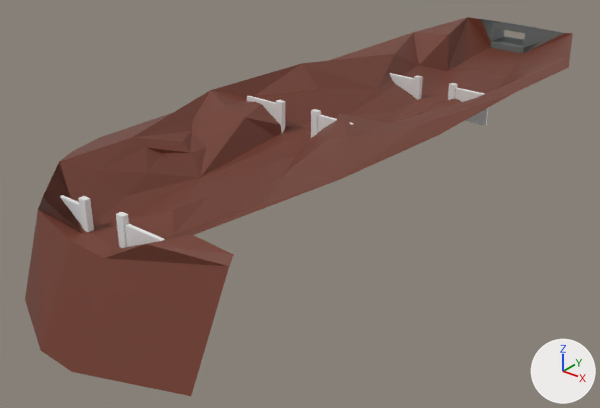
What one commit did to the Blender file Assets/Assets/Modelos 3D/Escenarios/Fortaleza.blend.
Camera for both pictures: a camera (50 mm lens) standing at (249.0, -383.0, 165.0) and looking at (-21.0, -45.0, -44.0). The axes (+X, +Y, +Z) are drawn at lower right. The lights are the same throughout. The picture after the commit comes second.
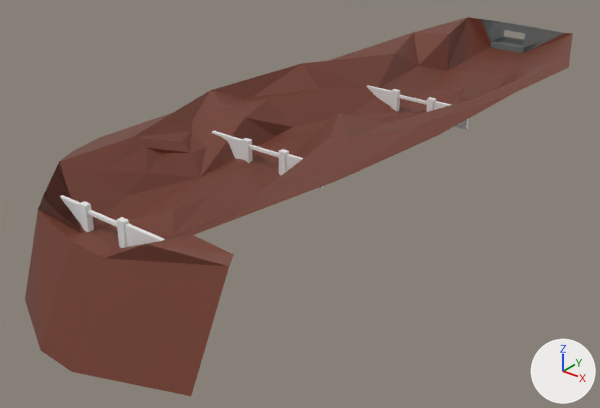
Boxes (x1, y1, x2, y2) around the edits, measured in the pictures (600 x 408 px):
'Cube.003', reshaped, moved, rescaled (17% shorter)
    before: (390, 73, 489, 126)
    after: (366, 85, 468, 129)
'Cube.005', added
    after: (212, 131, 324, 188)
'Cube.004', deleted
    before: (247, 96, 354, 138)
part 1 of me_cube_003, added
    after: (87, 210, 117, 227)
part 2 of me_cube_003, cut back
    before: (78, 196, 129, 248)
    after: (79, 201, 129, 248)
part 3 of me_cube_004, added
    after: (398, 95, 427, 105)
part 4 of me_cube_004, added
    after: (366, 85, 400, 112)
part 5 of me_cube_004, added
    after: (426, 97, 468, 129)
part 6 of me_cube_004, deleted
    before: (448, 83, 489, 126)
part 7 of me_cube_004, deleted
    before: (390, 73, 423, 99)

Diff of the bpy script that builds the scene:
```diff
--- a/Assets/Assets/Modelos 3D/Escenarios/Fortaleza.blend.py
+++ b/Assets/Assets/Modelos 3D/Escenarios/Fortaleza.blend.py
@@ me_cube_003 @@
 # used by ob_cube_002; location = (-30.5, -194.0, 6.0); rotation_euler = (0.0, 0.0, 3.142), in degrees (0, 0, 180); scale = (-10.7, -0.897, -5.83)
-me_cube_003.from_pydata(...)  # 32 vertices, 28 faces; spans x -1.0..5.6, y -1.64..1.64, z -1.64..1.64
+me_cube_003.from_pydata(...)  # 49 vertices, 41 faces; spans x -1.0..5.6, y -1.64..1.64, z -1.21..1.64
+# me_cube_003 part 1: a new loose piece, a box spanning x 1.16..3.48, y -0.86..0.94, z -0.8..-0.53
+# me_cube_003 part 2
+# 11 faces are deleted
+# 6 vertices in x 1.0..3.6, y -1.64..1.64, z -1.64 move by (0.0, 0.0, 0.43)
+# 2 vertices move from x 1.0..1.38, y -1.64, z -1.64 to x 1.0..1.38, y -1.64, z -1.0
+# 4 vertices are added at (1.0, -1.64, -1.21), (1.38, -1.64, -1.21), (1.38, -1.64, -1.0), (3.22, -1.64, -0.99)
+# 5 new vertices lie (0.0, 0.0, -2.64) away from vertices in x 1.0..3.6, y -1.64..1.64, z 1.64
+# 18 new faces join them
@@ me_cube_004 @@
 # used by ob_cube_003; location = (-30.5, 43.3, 6.0); rotation_euler = (0.0, 0.0, 3.142), in degrees (0, 0, 180); scale = (-10.7, -0.897, -6.32)
-me_cube_004.from_pydata(...)  # 32 vertices, 28 faces; spans x 0.63..7.23, y -1.64..1.64, z -1.31..2.56
+me_cube_004.from_pydata(...)  # 49 vertices, 41 faces; spans x -1.0..5.6, y -1.64..1.64, z -1.21..1.64
+# me_cube_004 part 3: a new loose piece, a box spanning x 1.16..3.48, y -0.86..0.94, z -0.8..-0.53
+# me_cube_004 part 4: a new loose piece of 21 vertices spanning x -1.0..1.38, y -1.64..1.64, z -1.21..1.64
+# me_cube_004 part 5: a new loose piece of 20 vertices spanning x 3.22..5.6, y -1.64..1.64, z -1.21..1.64
+# me_cube_004 part 6: the loose piece of 16 vertices spanning x 4.85..7.23, y -1.64..1.64, z -1.31..2.56 is deleted
+# me_cube_004 part 7
+# 16 vertices are removed from x 0.63..3.01, y -1.64..1.64, z -1.31..2.56
+# 14 faces are deleted
@@ me_cube_007 @@
+me_cube_007.from_pydata(...)  # 49 vertices, 41 faces; spans x -1.0..5.6, y -1.64..1.64, z -1.21..1.64
@@ ob_cube_003 @@
 ob_cube_003 = bpy.data.objects.new('Cube.003', me_cube_004)
-ob_cube_003.location = (-30.5, 43.3, 6.0)
+ob_cube_003.location = (-11.2, 15.5, 6.0)
 ob_cube_003.rotation_euler = (0.0, 0.0, 3.142)  # degrees (0, 0, 180)
-ob_cube_003.scale = (-10.7, -0.897, -6.32)
+ob_cube_003.scale = (-10.7, -0.897, -5.83)
@@ ob_cube_004 @@
-ob_cube_004 = bpy.data.objects.new('Cube.004', me_cube_005)
-ob_cube_004.location = (-55.3, -57.4, 11.9)
-ob_cube_004.rotation_euler = (0.0, 0.0, 3.142)  # degrees (0, 0, 180)
-ob_cube_004.scale = (-10.7, -0.897, -6.32)
@@ ob_cube_005 @@
+ob_cube_005 = bpy.data.objects.new('Cube.005', me_cube_007)
+ob_cube_005.location = (-26.6, -97.0, 6.0)
+ob_cube_005.rotation_euler = (0.0, 0.0, 3.142)  # degrees (0, 0, 180)
+ob_cube_005.scale = (-10.7, -0.897, -5.83)
```
